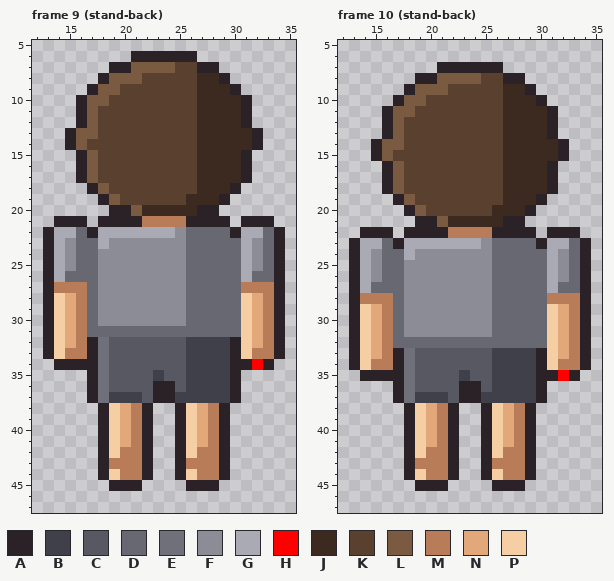
Two states of a pixel-art file, art/sprites/base-template.aseprite. The picture above was drawn from the file before the commit.
48x48 pixels, 10 frames. Shown: frame 9 (stand-back): x 12..35, y 5..47; frame 10 (stand-back): x 12..35, y 5..47. The commit also changed other frames, which this record leaves out.
Visible layers, top first: "Hand points", "Body".
Palette (. is transparent): A #2b2228  B #40404a  C #585862  D #686872  E #70707a  F #8c8c96  G #aaaab4  H #ff0000  J #3c2a20  K #5a402e  L #7a5a40  M #b87c58  N #e2a87a  P #f6cea4
Pixels before, frame 9 (stand-back), first column x 13:
 6 ........AAAAAA........
 7 ......AALLLLKKAA......
 8 .....ALLLKKKKKJJA.....
 9 ....ALLKKKKKKKJJJA....
10 ...ALLKKKKKKKKJJJJA...
11 ...ALKKKKKKKKKJJJJA...
12 ...ALKKKKKKKKKJJJJA...
13 ..ALLKKKKKKKKKJJJJJA..
14 ..ALKKKKKKKKKKJJJJJA..
15 ...ALKKKKKKKKKJJJJA...
16 ...ALKKKKKKKKKJJJJA...
17 ...ALKKKKKKKKKJJJJA...
18 ....ALKKKKKKKKJJJA....
19 .....ALKKKKKKJJJA.....
20 ......AALJJJJJAA......
21 .AAA.AAAAMMMMAAAA.AAA.
22 AGGDAGGGGGGGFDDDDAGGDA
23 AGFDDGFFFFFFFDDDDDGFDA
24 AGFDDFFFFFFFFDDDDDGFDA
25 AGFDDFFFFFFFFDDDDDGFDA
26 AGDDDFFFFFFFFDDDDDGDDA
27 AMMMDFFFFFFFFDDDDDMMMA
28 APNMDFFFFFFFFDDDDDPNMA
29 APNMDFFFFFFFFDDDDDPNMA
30 APNMDFFFFFFFFDDDDDPNMA
31 APNMDDDDDDDDDDDDDDPNMA
32 APNMAECCCCCCCBBBBAPNMA
33 APMMAECCCCCCCBBBBAPMMA
34 .AAAAECCCCCCCBBBBAAHA.
35 ....AECCCCBCCBBBBA....
36 ....AECCCCAACBBBBA....
37 ....AEBBBCAABBBBBA....
38 .....APNMA..APNMA.....
39 .....APNMA..APNMA.....
40 .....APNMA..APNMA.....
41 .....APNMA..APNMA.....
42 .....APMMA..APMMA.....
43 .....AMMMA..AMMMA.....
44 .....APMMA..APMMA.....
45 ......AAA....AAA......
Pixels before, frame 10 (stand-back), first column x 13:
 7 ........AAAAAA........
 8 ......AALLLLKKAA......
 9 .....ALLLKKKKKJJA.....
10 ....ALLKKKKKKKJJJA....
11 ...ALLKKKKKKKKJJJJA...
12 ...ALKKKKKKKKKJJJJA...
13 ...ALKKKKKKKKKJJJJA...
14 ..ALLKKKKKKKKKJJJJJA..
15 ..ALKKKKKKKKKKJJJJJA..
16 ...ALKKKKKKKKKJJJJA...
17 ...ALKKKKKKKKKJJJJA...
18 ...ALKKKKKKKKKJJJJA...
19 ....ALKKKKKKKKJJJA....
20 .....ALKKKKKKJJJA.....
21 ......AALJJJJJAA......
22 .AAA.AAAAMMMMAAAA.AAA.
23 AGGDAGGGGGGGFDDDDAGGDA
24 AGFDDGFFFFFFFDDDDDGFDA
25 AGFDDFFFFFFFFDDDDDGFDA
26 AGFDDFFFFFFFFDDDDDGFDA
27 AGDDDFFFFFFFFDDDDDGDDA
28 AMMMDFFFFFFFFDDDDDMMMA
29 APNMDFFFFFFFFDDDDDPNMA
30 APNMDFFFFFFFFDDDDDPNMA
31 APNMDFFFFFFFFDDDDDPNMA
32 APNMDDDDDDDDDDDDDDPNMA
33 APNMAECCCCCCCBBBBAPNMA
34 APMMAECCCCCCCBBBBAPMMA
35 .AAAAECCCCBCCBBBBAAHA.
36 ....AECCCCAACBBBBA....
37 ....AEBBBCAABBBBBA....
38 .....APNMA..APNMA.....
39 .....APNMA..APNMA.....
40 .....APNMA..APNMA.....
41 .....APNMA..APNMA.....
42 .....APMMA..APMMA.....
43 .....AMMMA..AMMMA.....
44 .....APMMA..APMMA.....
45 ......AAA....AAA......
The result:
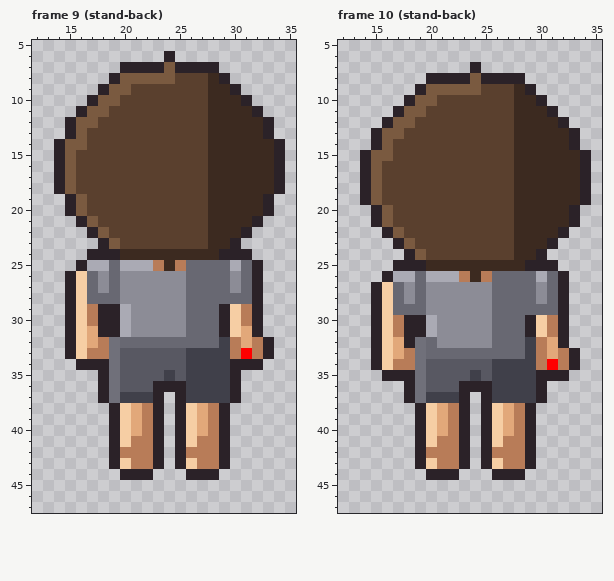
Edits made:
Changed rows in their new state; - is an unchanged pixel.
Frame 9 (stand-back), layers "Hand points", "Body":
first column x 13:
 6 --------...-..--------
 7 ------.-AAA-AA--------
 8 -----.A--LLL--K-------
 9 ----.A-L------K-------
10 ---.A-L-------K-------
11 -----L--------K---JA--
12 --AL----------K---JJA-
13 ----K---------K----JA-
14 -AL-----------K----JJA
15 -ALKK---------K---JJJA
16 -ALKK---------K---JJJA
17 -ALKK---------K---JJJA
18 -ALKKK--------K--JJJJA
19 --ALKKK------KK-JJJJA-
20 --ALKKKKKKKKKKKJJJJJA-
21 -..-LKKKKKKKKKKJJJJ-.-
22 ....-LKKKKKKKKKJJJA...
23 .....ALKKKKKKKKJJA....
24 ....AAAJJJJJJJJJAAA...
25 ...AGGDGGGMJM----GDA..
26 ..AP--D----------FDA..
27 ..AP--D----------FDA..
28 ..AP-DD-----------DA..
29 ..APMAAG--------APMA..
30 ..APMAAG--------APMA..
31 ..APNAAGFFFFF---APNA..
32 ..APNMEDDDDDDDDD-MNMA.
33 ..APMME----------MH-A.
34 -..--AE------------A.-
35 ----.AE---CB----------
36 ----.AE-----A---------
37 ----.AE--B-.A---------
38 -----.APNMA-----------
39 -----.APNMA-----------
40 -----.APNMA-----------
41 -----.AP-MA---M-------
42 -----.A--MA--M--------
43 -----.AP-MA--P--------
44 -----..AA---.AAA.-----
45 ------...----...------
Frame 10 (stand-back), layers "Hand points", "Body":
first column x 13:
 7 --------...-..--------
 8 ------.-AAA-AA--------
 9 -----.A--LLL--K-------
10 ----.A-L------K-------
11 ---.A-L-------K-------
12 -----L--------K---JA--
13 --AL----------K---JJA-
14 ----K---------K----JA-
15 -AL-----------K----JJA
16 -ALKK---------K---JJJA
17 -ALKK---------K---JJJA
18 -ALKK---------K---JJJA
19 -ALKKK--------K--JJJJA
20 --ALKKK------KK-JJJJA-
21 --ALKKKKKKKKKKKJJJJJA-
22 -..-LKKKKKKKKKKJJJJ-.-
23 ....-LKKKKKKKKKJJJA...
24 .....ALKKKKKKKKJJA....
25 ....AAAJJJJJJJJJAAA...
26 ...AGGDGGGMJM----GDA..
27 ..AP--D----------FDA..
28 ..AP--D----------FDA..
29 ..AP-DD-----------DA..
30 ..APMAAG--------APMA..
31 ..APMAAG--------APMA..
32 ..APNAE-FFFFF---BMNA..
33 ..APNMEDDDDDDDDD-MNMA.
34 ..APMME----------MH-A.
35 -..--AE---CB-------A.-
36 ----.AE-----A---------
37 ----.AE--B-.A---------
38 -----.APNMA-----------
39 -----.APNMA-----------
40 -----.APNMA-----------
41 -----.AP-MA---M-------
42 -----.A--MA--M--------
43 -----.AP-MA--P--------
44 -----..AA---.AAA.-----
45 ------...----...------
Boxes around the changes in both pictures, in picture pixels (x1, y1, x2, y2):
changed: (43, 51, 285, 491)
changed: (349, 62, 591, 491)
